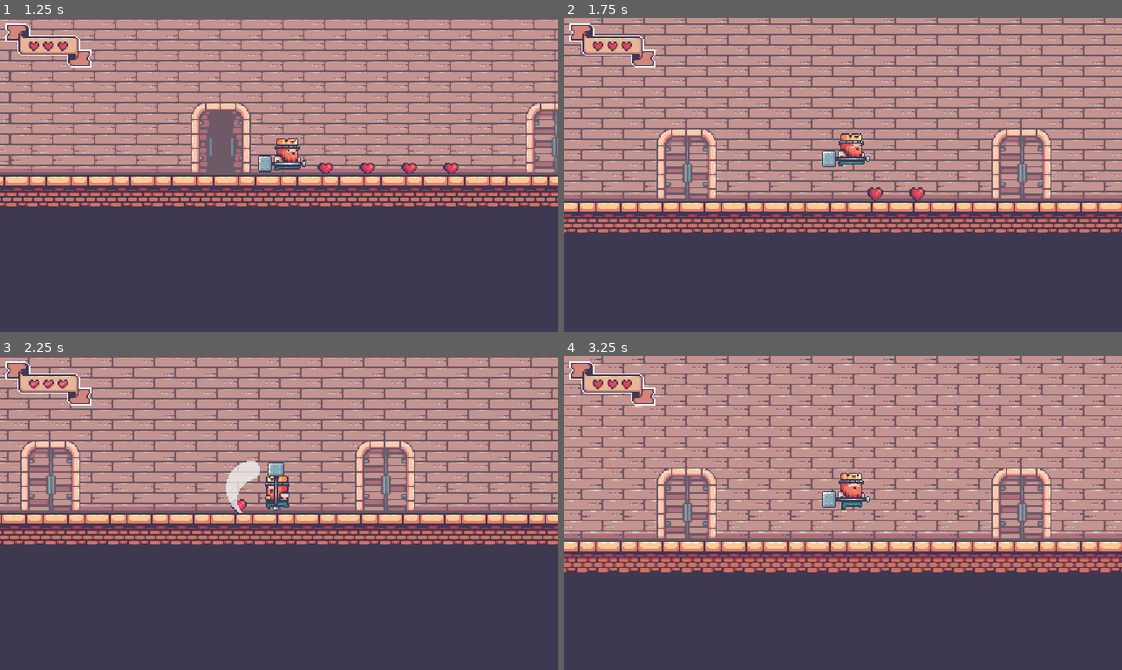
Above: before the commit, frames 1-4 (two rows, left to right).
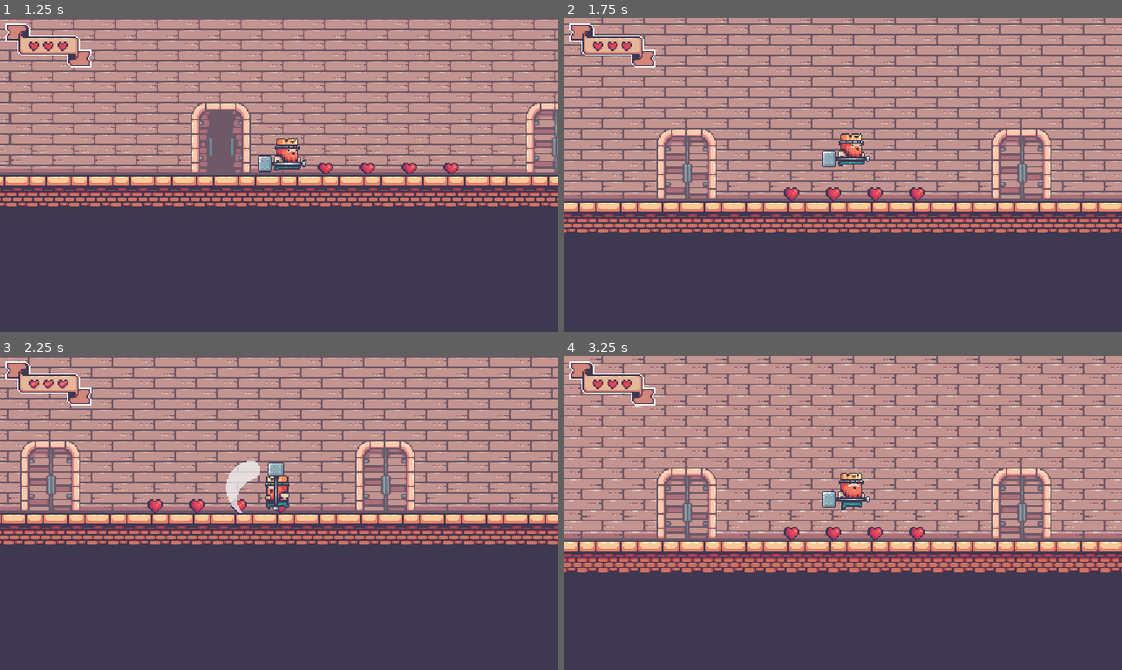
Above: after the commit, the same moments.

Repository: DaltonAdams111/Kings-and-Pigs
Game: Godot game, scene res://scenes/Game/main.tscn
Two runs of this game, one before a commit and one after it. Both use one fixed random seed, a clock stepped at 60 frames per second and the inputs below.
Inputs (mouse positions are in pixels of both pictures, inside the frame that each line leads up to):
- Up to frame 1 (1.25 s): move the mouse to (401, 159) at 0.52 s; press the mouse at (401, 159) at 0.53 s; hold D (move_right) from 0.53 s (still down); tap Space (jump) at 0.77 s
- Up to frame 2 (1.75 s): keep holding D (move_right); move the mouse to (731, 190) at 1.27 s; release the mouse at (731, 190) at 1.28 s; tap W (enter_door) at 1.35 s; tap Space (jump) at 1.52 s
- Up to frame 3 (2.25 s): move the mouse to (334, 443) at 2.02 s; release D (move_right) at 2.03 s; press the mouse at (334, 443) at 2.03 s; hold A (move_left) from 2.03 s (still down)
- Up to frame 4 (3.25 s): move the mouse to (815, 575) at 2.77 s; release A (move_left) at 2.78 s; release the mouse at (815, 575) at 2.78 s; hold D (move_right) from 2.78 s (still down); tap W (enter_door) at 2.85 s; tap Space (jump) at 3.02 s

Frame 1 is identical in both runs. In frame 2, 0.2% of the frame differs, in the area x 39-50%, y 53-59%; in frame 3, 0.2%; in frame 4, 0.4%, in the area x 39-65%, y 54-59%.

Commit message:
reworked item/inventory system (again). Made more modular

Diff:
--- /dev/null
+++ b/resources/Items/heart.tres
@@ -0,0 +1,10 @@
+[gd_resource type="Resource" script_class="Item" load_steps=3 format=3 uid="uid://b0tdurqj02x40"]
+
+[ext_resource type="PackedScene" uid="uid://bo2suw2uw4hsk" path="res://scenes/Collectables/Heart/collectable_heart.tscn" id="1_ijrma"]
+[ext_resource type="Script" uid="uid://ch4dqx37fiqlt" path="res://scenes/Components/InventoryComponent/item.gd" id="2_x0wsh"]
+
+[resource]
+script = ExtResource("2_x0wsh")
+item_name = "Heart"
+item_scene = ExtResource("1_ijrma")
+metadata/_custom_type_script = "uid://ch4dqx37fiqlt"
--- a/scenes/Collectables/Heart/collectable_heart.gd
+++ b/scenes/Collectables/Heart/collectable_heart.gd
@@ -2,8 +2,3 @@
 
 
 @onready var collectable_component: CollectableComponent = $CollectableComponent
-
-
-func _on_collectable_component_collected(inventory: InventoryComponent) -> void:
-	inventory.add_item(collectable_component.item_type, 1)
-	call_deferred("queue_free")
--- a/scenes/Collectables/Heart/collectable_heart.tscn
+++ b/scenes/Collectables/Heart/collectable_heart.tscn
@@ -90,11 +90,8 @@
 offset = Vector2(-2, -6)
 
 [node name="CollectableComponent" parent="." instance=ExtResource("2_x8j4o")]
-item_type = 2
 collision_masks = 1
 
 [node name="CollisionShape2D" type="CollisionShape2D" parent="CollectableComponent"]
 position = Vector2(0, -6)
 shape = SubResource("CircleShape2D_6x5uc")
-
-[connection signal="collected" from="CollectableComponent" to="." method="_on_collectable_component_collected"]
--- a/scenes/Components/CollectableComponent/collectable_component.gd
+++ b/scenes/Components/CollectableComponent/collectable_component.gd
@@ -4,10 +4,6 @@
 
 ## Component that enables objects to be collected.
 
-
-signal collected(inventory: InventoryComponent)
-
-@export var item_type: InventoryComponent.Item = InventoryComponent.Item.None
 
 @export_group("Collision", "collision")
 ## The physics layers this [CollectableComponent] checks for.
@@ -17,9 +13,3 @@
 func _ready() -> void:
 	if collision_masks:
 		collision_mask = collision_masks
-
-
-func _on_body_entered(body: Node2D) -> void:
-	var inventory: InventoryComponent = body.find_child("InventoryComponent")
-	if inventory:
-		collected.emit(inventory)
--- a/scenes/Components/CollectableComponent/collectable_component.tscn
+++ b/scenes/Components/CollectableComponent/collectable_component.tscn
@@ -6,5 +6,3 @@
 collision_layer = 0
 collision_mask = 0
 script = ExtResource("1_sw1en")
-
-[connection signal="body_entered" from="." to="." method="_on_body_entered"]
--- a/scenes/Components/InventoryComponent/inventory_component.gd
+++ b/scenes/Components/InventoryComponent/inventory_component.gd
@@ -6,52 +6,7 @@
 
 
 ## Emitted when the [member inventory] changes.
-signal inventory_changed(new_inventory: Dictionary[Item, int])
+@warning_ignore("unused_signal")
+signal inventory_changed
 
-enum Item{
-	None,
-	Diamond,
-	Heart,
-}
-
-## The items this [InventoryComponent] starts with.
-@export var inventory: Dictionary[Item, int]
-
-const COLLECTABLE_HEART = preload("res://scenes/Collectables/Heart/collectable_heart.tscn")
-
-
-func add_item(item: Item, count: int):
-	if item == Item.None:
-		return
-
-	if inventory.has(item):
-		inventory[item] += count
-	else:
-		inventory.set(item, count)
-
-	inventory_changed.emit(inventory)
-	print(inventory)
-
-
-func remove_item(item: Item, count: int):
-	if item == Item.None:
-		return
-
-	if not inventory.has(item):
-		return
-
-	inventory[item] -= count
-
-	if inventory[item] <= 0:
-		inventory.erase(item)
-
-	inventory_changed.emit(inventory)
-	print(inventory)
-
-
-func drop_item(item: Item):
-	if item == Item.None:
-		return
-
-	if inventory.has(item):
-		pass
+@export var inventory: Array[ItemSlot]
--- /dev/null
+++ b/scenes/Components/InventoryComponent/item.gd
@@ -0,0 +1,16 @@
+extends Resource
+class_name Item
+
+
+## Class that contains data and methods for items.
+
+
+## The name of this [Item].
+@export var item_name: String
+## The corresponding scene for this [Item].
+@export var item_scene: PackedScene = null
+
+
+func _init(name: String = "", scene: PackedScene = null) -> void:
+	item_name = name
+	item_scene = scene
--- /dev/null
+++ b/scenes/Components/InventoryComponent/item_slot.gd
@@ -0,0 +1,16 @@
+extends Resource
+class_name ItemSlot
+
+
+## Class for collecting and organizing [Item]s.
+
+
+## The [Item] this [ItemSlot] contains.
+@export var item: Item
+## The amount of this [member item] this [ItemSlot] contains.
+@export var item_count: int
+
+
+func _init(new_item: Item = null, new_item_count: int = 0) -> void:
+	item = new_item
+	item_count = new_item_count
--- a/scenes/Levels/BaseLevel/level.tscn
+++ b/scenes/Levels/BaseLevel/level.tscn
@@ -1,7 +1,7 @@
 [gd_scene load_steps=4 format=4 uid="uid://db8uvru15k421"]
 
 [ext_resource type="Script" uid="uid://dwtd5bd5dc28b" path="res://scenes/Levels/BaseLevel/level.gd" id="1_byklb"]
-[ext_resource type="TileSet" uid="uid://ijvfj6qr058b" path="res://resources/game_tileset.tres" id="2_muv8p"]
+[ext_resource type="TileSet" uid="uid://ijvfj6qr058b" path="res://resources/Tilesets/game_tileset.tres" id="2_muv8p"]
 
 [sub_resource type="WorldBoundaryShape2D" id="WorldBoundaryShape2D_muv8p"]
 
--- a/scenes/Player/player.tscn
+++ b/scenes/Player/player.tscn
@@ -26,7 +26,9 @@
 [ext_resource type="PackedScene" uid="uid://iex0slioqmu3" path="res://scenes/Components/HealthComponent/health_component.tscn" id="24_hxkm2"]
 [ext_resource type="Script" uid="uid://but35qs2dahuc" path="res://scenes/Player/door_out_state.gd" id="24_nbg44"]
 [ext_resource type="PackedScene" uid="uid://bnbatr7lw83tv" path="res://scenes/Components/HurtboxComponent/hurtbox_component.tscn" id="25_18ciy"]
+[ext_resource type="Script" uid="uid://kjehr0uxxlhm" path="res://scenes/Components/InventoryComponent/item_slot.gd" id="26_4ni0x"]
 [ext_resource type="PackedScene" uid="uid://cgqwpfx18xvnh" path="res://scenes/Components/AttackComponent/attack_component.tscn" id="26_cg2hl"]
+[ext_resource type="Resource" uid="uid://b0tdurqj02x40" path="res://resources/Items/heart.tres" id="27_kp55c"]
 [ext_resource type="PackedScene" uid="uid://6qvhtwtw8s0i" path="res://scenes/Components/InventoryComponent/inventory_component.tscn" id="28_nbg44"]
 
 [sub_resource type="CapsuleShape2D" id="CapsuleShape2D_g2els"]
@@ -897,6 +899,18 @@
 &"run": SubResource("Animation_dqkch")
 }
 
+[sub_resource type="Resource" id="Resource_32uah"]
+script = ExtResource("26_4ni0x")
+item = ExtResource("27_kp55c")
+item_count = 2
+metadata/_custom_type_script = "uid://kjehr0uxxlhm"
+
+[sub_resource type="Resource" id="Resource_4ni0x"]
+script = ExtResource("26_4ni0x")
+item = ExtResource("27_kp55c")
+item_count = 5
+metadata/_custom_type_script = "uid://kjehr0uxxlhm"
+
 [sub_resource type="CapsuleShape2D" id="CapsuleShape2D_18ciy"]
 radius = 8.0
 height = 24.0
@@ -1014,6 +1028,7 @@
 animation_player = NodePath("../../AnimationPlayer")
 
 [node name="InventoryComponent" parent="." instance=ExtResource("28_nbg44")]
+inventory = Array[ExtResource("26_4ni0x")]([SubResource("Resource_32uah"), SubResource("Resource_4ni0x")])
 
 [node name="HealthComponent" parent="." node_paths=PackedStringArray("hurtbox") instance=ExtResource("24_hxkm2")]
 hurtbox = NodePath("../HurtboxComponent")
Renamed: resources/game_tileset.tres -> resources/Tilesets/game_tileset.tres
Not shown, added: scenes/Components/InventoryComponent/item.gd.uid
Not shown, added: scenes/Components/InventoryComponent/item_slot.gd.uid
Not shown: 1 places in scenes/Player/player.tscn that only renumber resources
